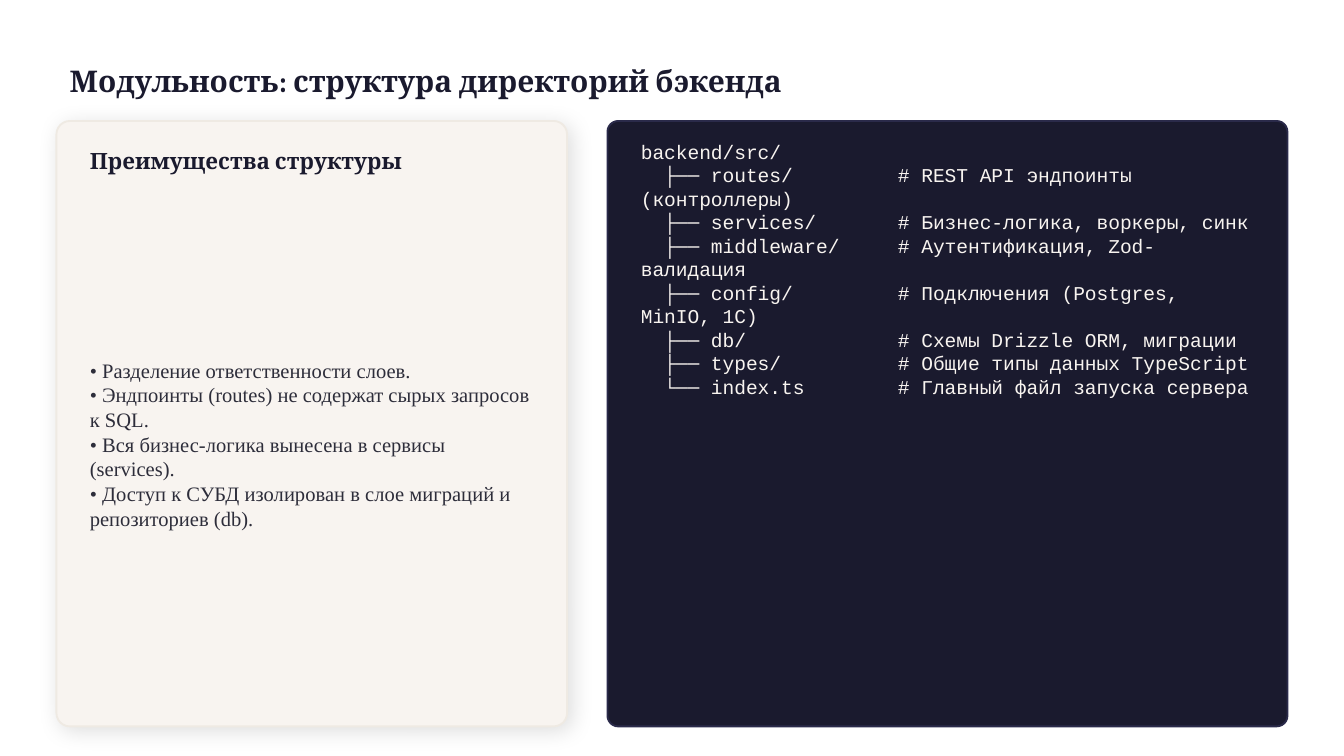
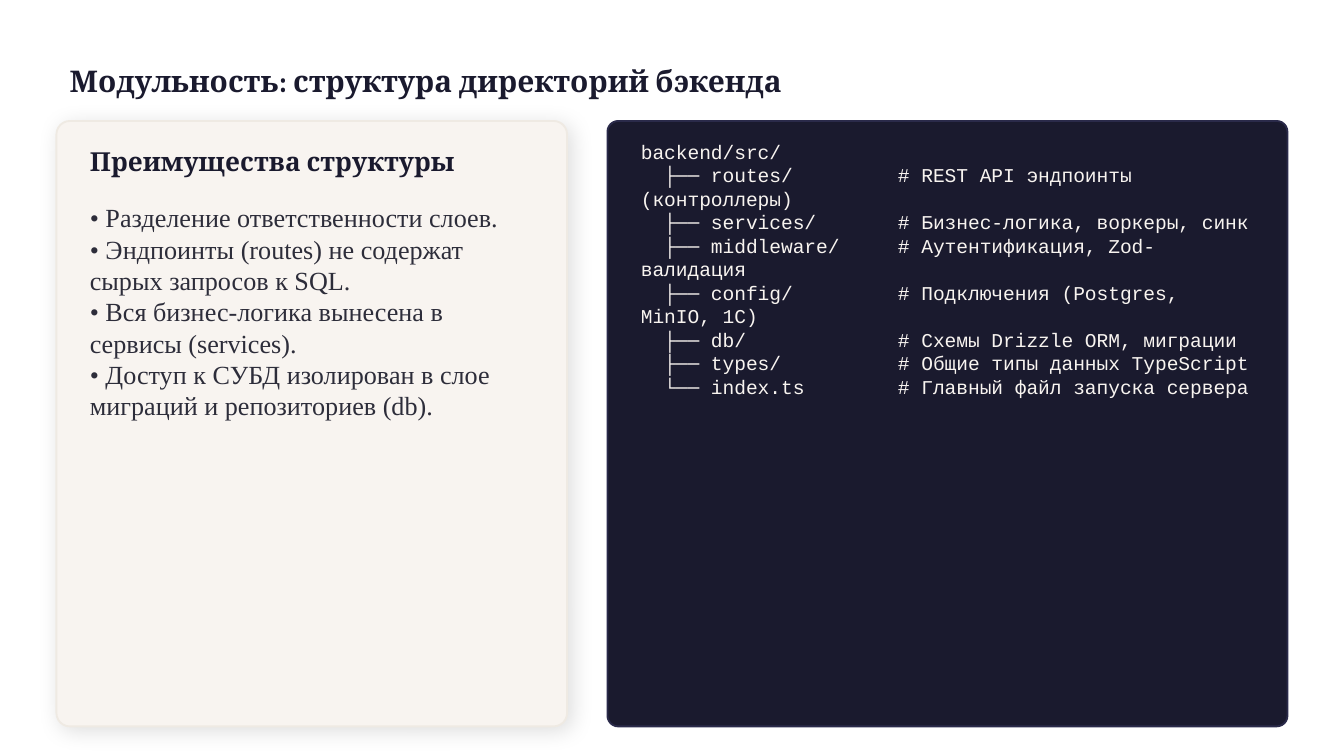
Before and after one commit to x2latte/tppo-presentation-hub--3-, a slide deck: slide 6 of presentations/output/P2_Атрибуты_качества.pptx. Drawn at 1344x756 pixels with LibreOffice and Linux fonts; fonts in the diff are those of the drawing. Boxes give left, top, right and bottom in pixels: in the first picture for what was removed or moved away, otherwise in the second. Text is boxed around its words. In the diff, an @@ line names an element or a change of style, - is before the commit and + after.

```diff
--- a/presentations/output/P2_Атрибуты_качества.pptx
+++ b/presentations/output/P2_Атрибуты_качества.pptx
@@ text "Преимущества структуры" at (x1=90, y1=152, x2=455, y2=178): size 12 to 14 pt @@
@@ text "• Разделение ответственности слоев." at (x1=90, y1=210, x2=498, y2=421): size 11 to 14 pt; vertical alignment middle to top @@
```
Also in this commit, not shown: 13 other slides changed, 9 other files.
